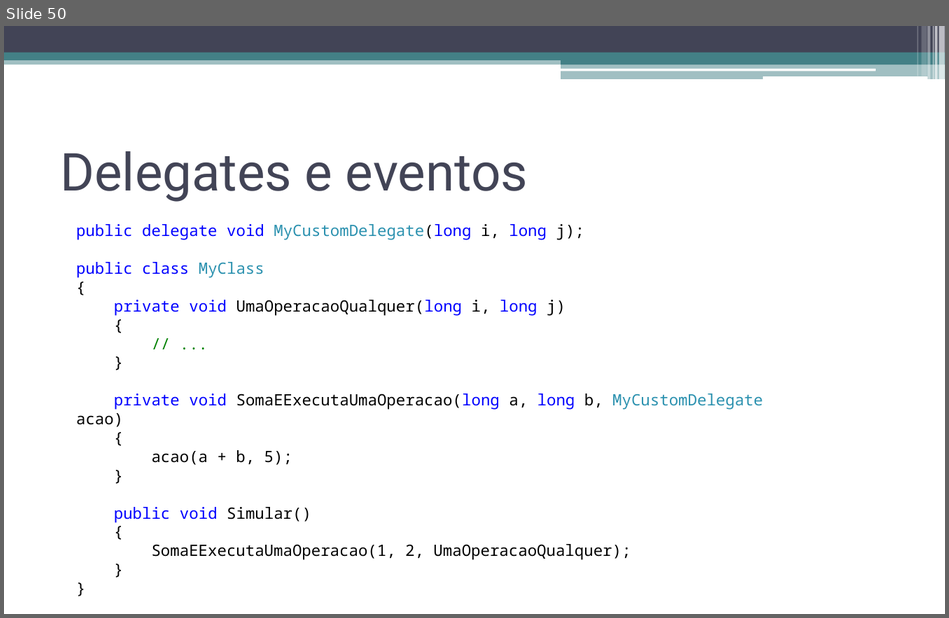
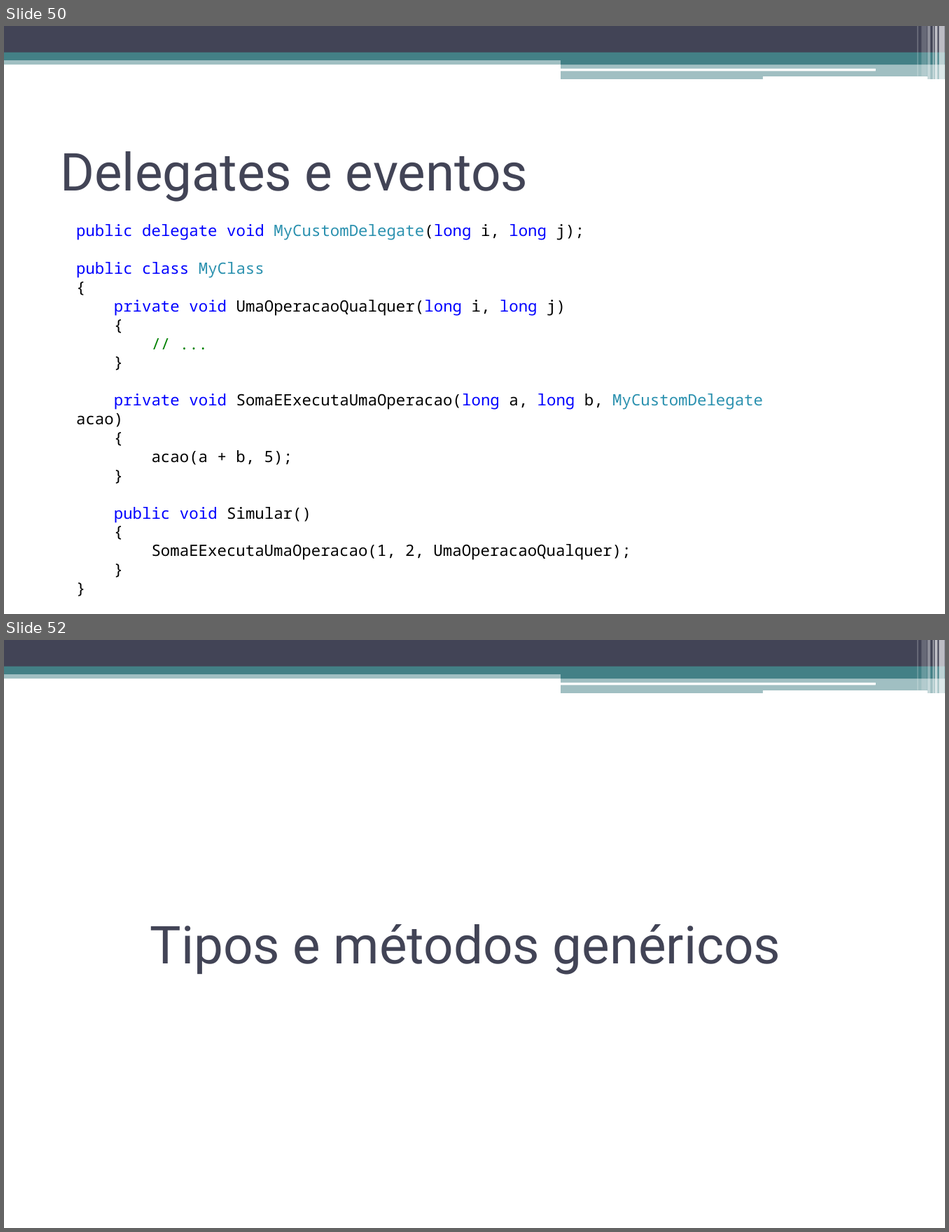
Before and after one commit to matheusneder/misc, a slide deck: palestras/ppt/treinamento-csharp.pptx. Shown one above the other, each under a label of ours: slide 50 before the commit, slides 50 and 52 after it; the slides between them are not shown. The pictures are 949x618 and 949x1232 pixels, drawn with LibreOffice and Linux fonts; fonts in the diff are those of the drawing. Boxes give left, top, right and bottom in pixels: in the first picture for what was removed or moved away, otherwise in the second. Text is boxed around its words. In the diff, an @@ line names an element or a change of style, - is before the commit and + after.

```diff
--- a/palestras/ppt/treinamento-csharp.pptx
+++ b/palestras/ppt/treinamento-csharp.pptx
@@ slide 52 added at box(4, 640, 945, 1228), background #FFFFFF; not listed: 13 template elements that a slide beside it also shows @@
@@ title added at box(150, 924, 781, 975), 40 pt, text #424456 @@
+Tipos e métodos genéricos
```
Also in this commit, not shown: 1 other slide added.
